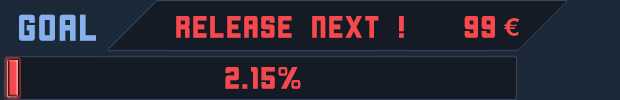
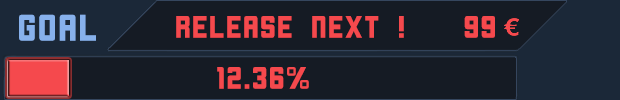
Layer changes from the first 620×100 image to the second:
renamed "2.15%" to "12.36%", painted on it over [217, 67, 309, 89]
renamed "Layer 8 copy" to "Red Bar copy", painted on it over [15, 60, 69, 96]
